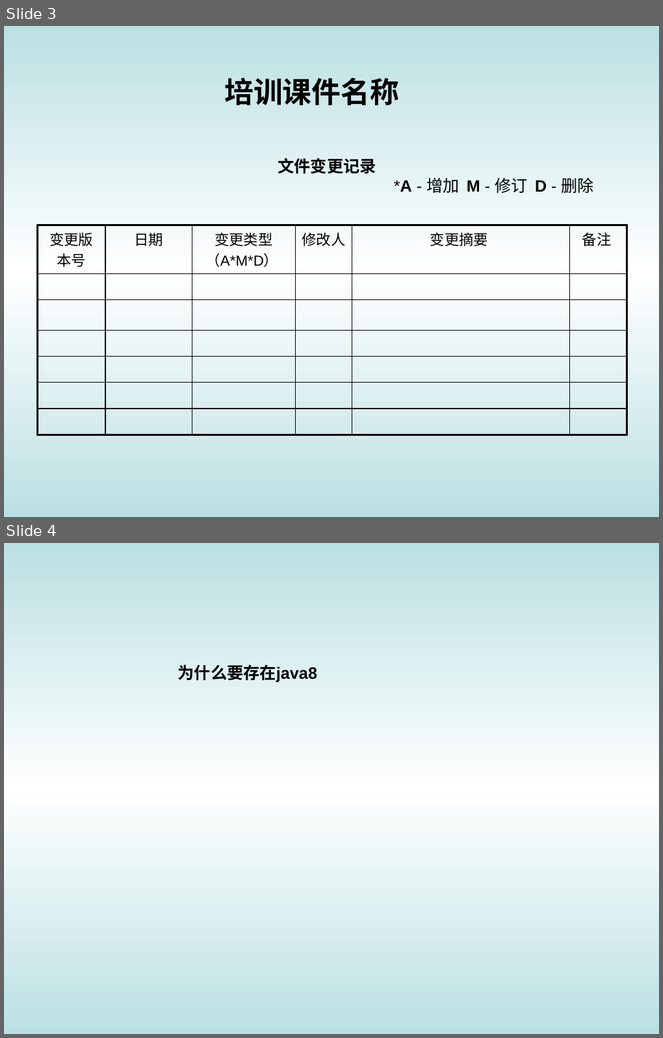
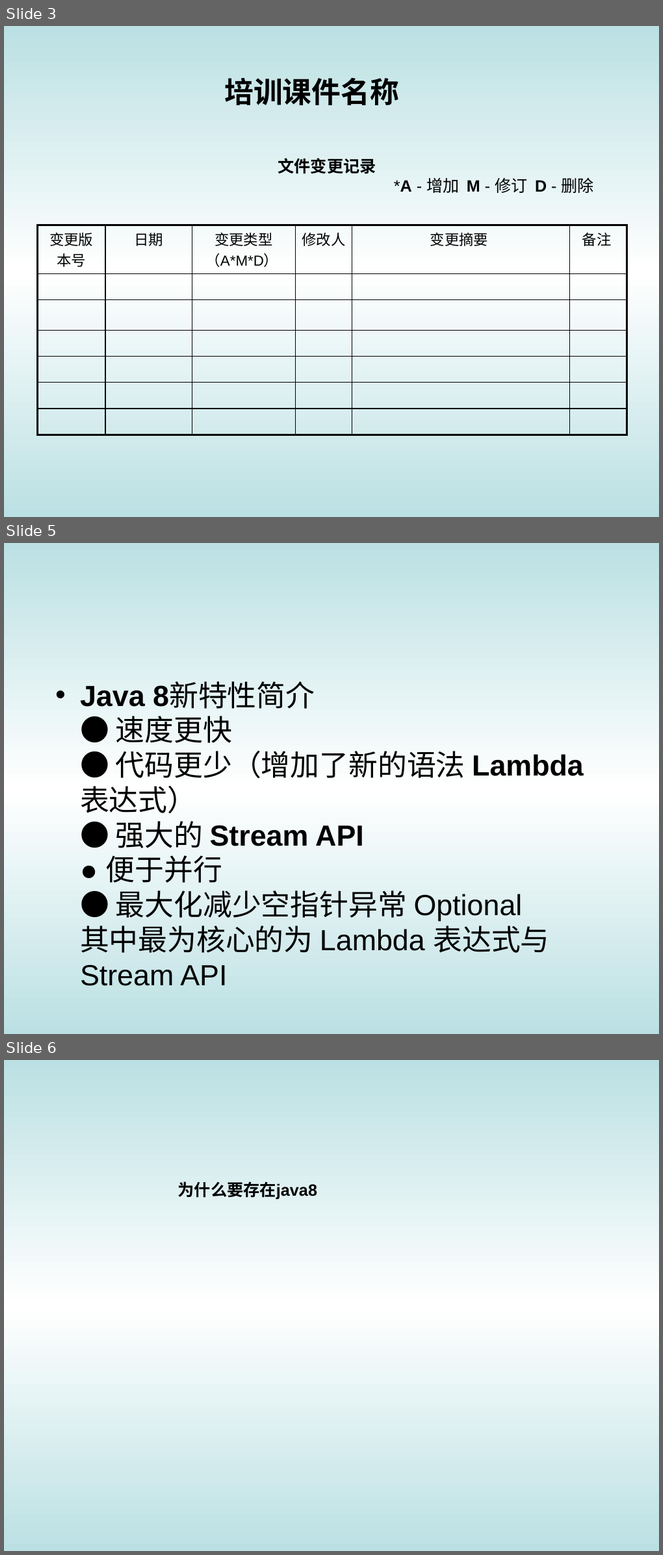
Before and after one commit to DoublePoint/MVC, a slide deck: 04相关插件/Java8/Java8高级教程.pptx. Shown one above the other, each under a label of ours: slides 3 and 4 before the commit, slides 3, 5 and 6 after it; the slides between them are not shown. The pictures are 663x1038 and 663x1555 pixels, drawn with LibreOffice and Linux fonts; fonts in the diff are those of the drawing; background and template pictures are left out. Boxes give left, top, right and bottom in pixels: in the first picture for what was removed or moved away, otherwise in the second. Text is boxed around its words. In the diff, an @@ line names an element or a change of style, - is before the commit and + after.

```diff
--- a/04相关插件/Java8/Java8高级教程.pptx
+++ b/04相关插件/Java8/Java8高级教程.pptx
@@ slide 5 added at (4, 543, 659, 1034), background gradient #BBE0E3 to #FFFFFF @@
@@ text added at (80, 683, 584, 986), 32 pt, text #000000 @@
+• Java 8新特性简介
+  ● 速度更快
+  ● 代码更少（增加了新的语法 Lambda 表达式）
+  ● 强大的 Stream API
+  ● 便于并行
+  ● 最大化减少空指针异常 Optional
+  其中最为核心的为 Lambda 表达式与Stream API
@@ what was slide 4 is now slide 6 @@
```
Also in this commit, not shown: 1 other slide added, 2 other files.
